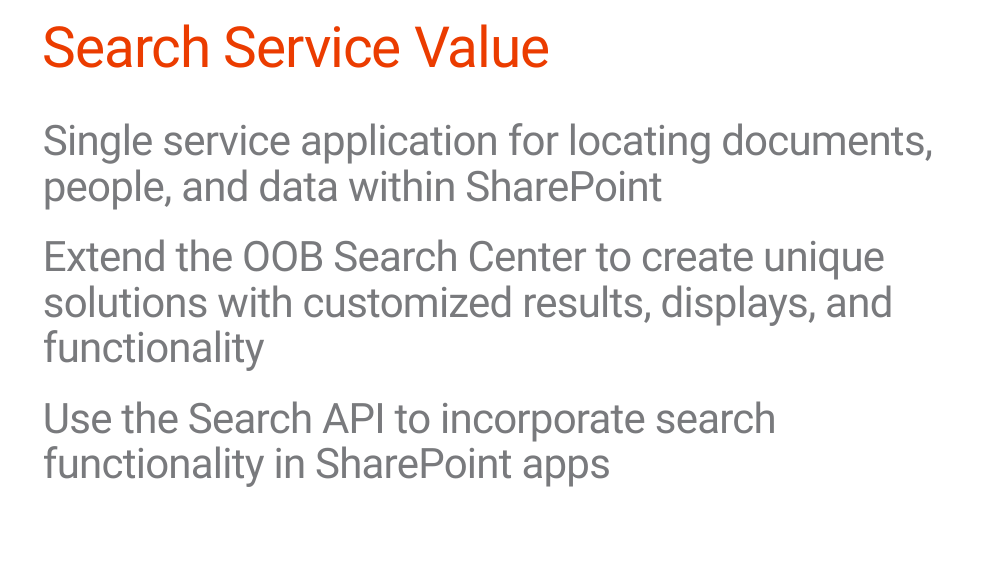
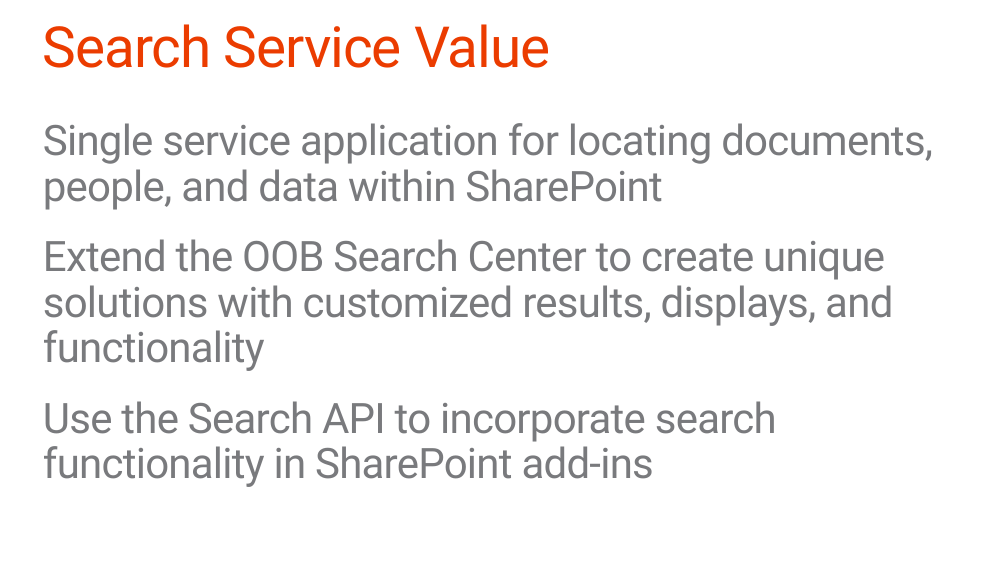
Before and after one commit to fabbbiob/TrainingContent, a slide deck: slide 7 of O3658/09 Using Search Capabilities with app model/9_Search.pptx. Drawn at 1008x567 pixels with LibreOffice and Linux fonts; fonts in the diff are those of the drawing; background and template pictures are left out. Boxes give left, top, right and bottom in pixels: in the first picture for what was removed or moved away, otherwise in the second. Text is boxed around its words. In the diff, an @@ line names an element or a change of style, - is before the commit and + after.

```diff
--- a/O3658/09 Using Search Capabilities with app model/9_Search.pptx
+++ b/O3658/09 Using Search Capabilities with app model/9_Search.pptx
@@ text at bbox=[43, 401, 777, 487]: text changed @@
-Use the Search API to incorporate search functionality in SharePoint apps
+Use the Search API to incorporate search functionality in SharePoint add-ins
```
Also in this commit, not shown: 9 other slides changed, 1 slide added, 1 slide removed, 6 other files.
